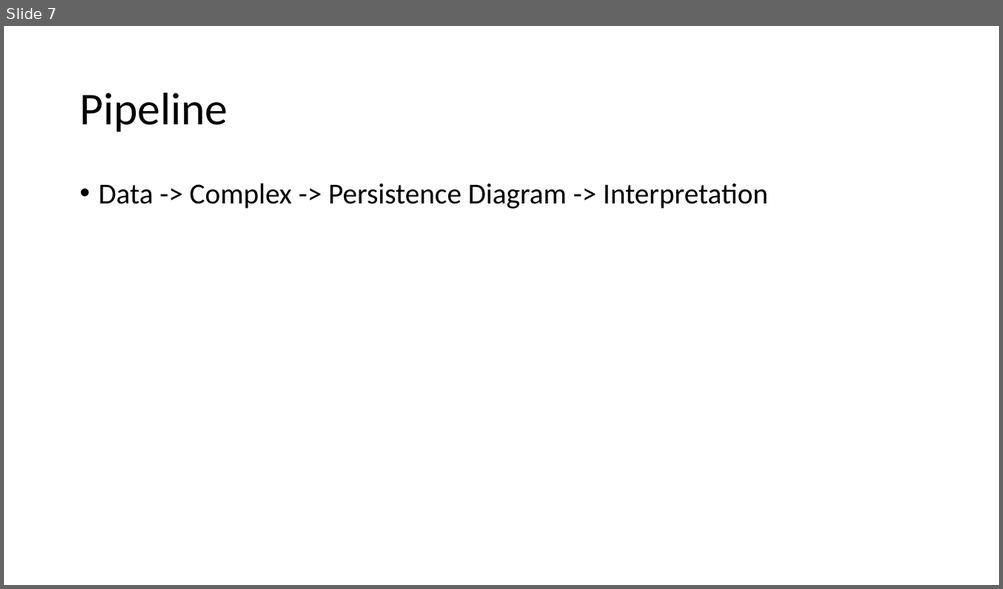
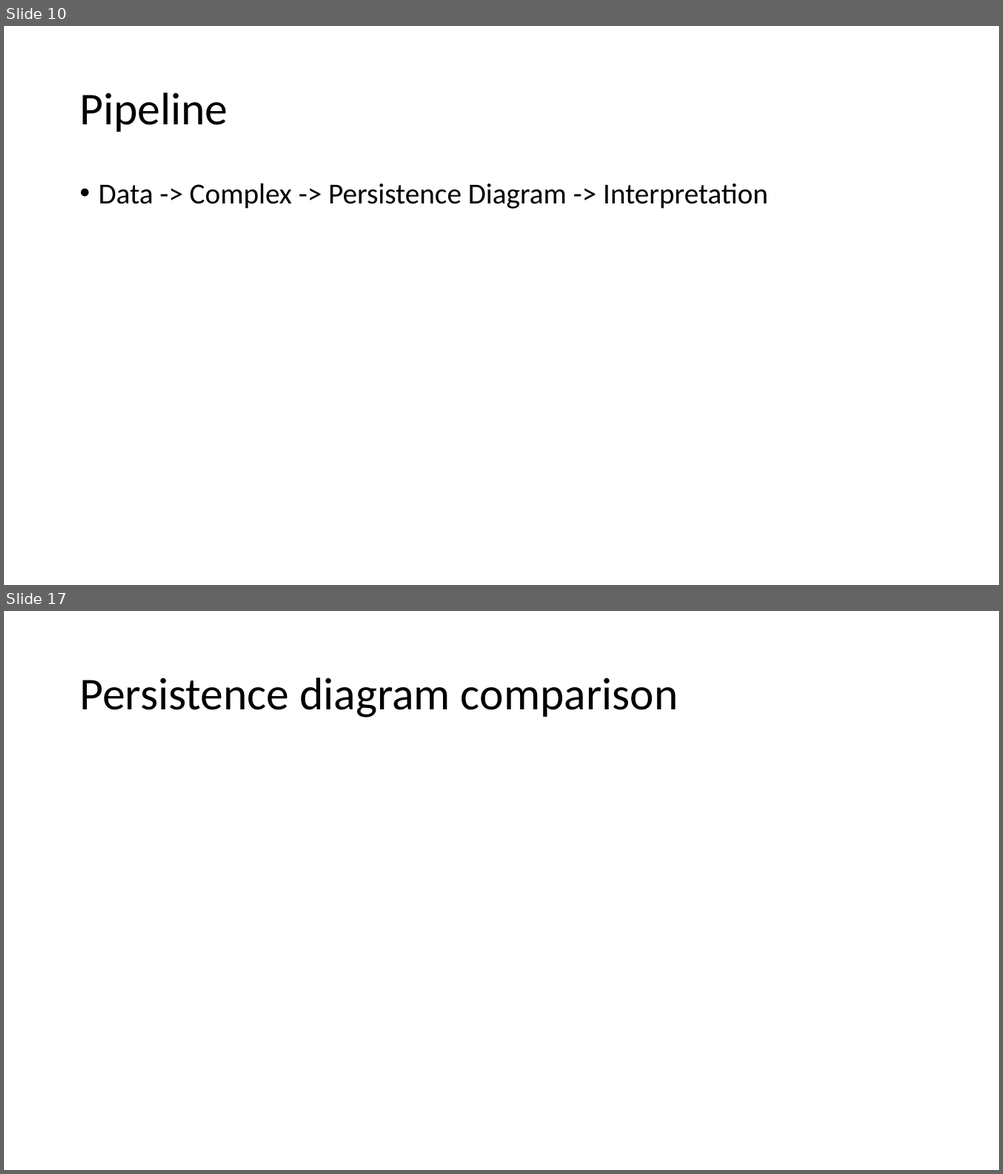
Before and after one commit to amish-mishra/TDA-shape-classification-using-DR, a slide deck: Delaunay-Rips_Paper/Computation_of_Persistent_Homology_Presentation.pptx. Shown one above the other, each under a label of ours: slide 7 before the commit, slides 10 and 17 after it; the slides between them are not shown. The pictures are 1003x589 and 1003x1174 pixels, drawn with LibreOffice and Linux fonts; fonts in the diff are those of the drawing. Boxes give left, top, right and bottom in pixels: in the first picture for what was removed or moved away, otherwise in the second. Text is boxed around its words. In the diff, an @@ line names an element or a change of style, - is before the commit and + after.

```diff
--- a/Delaunay-Rips_Paper/Computation_of_Persistent_Homology_Presentation.pptx
+++ b/Delaunay-Rips_Paper/Computation_of_Persistent_Homology_Presentation.pptx
@@ slide 17 added at <box>4,611,999,1170</box>, background #FFFFFF @@
@@ title added at <box>79,678,677,718</box>, 44 pt, text #000000 @@
+Persistence diagram comparison
@@ what was slide 7 is now slide 10 @@
```
Also in this commit, not shown: 2 slides changed, 27 other slides added, 1 other file.
